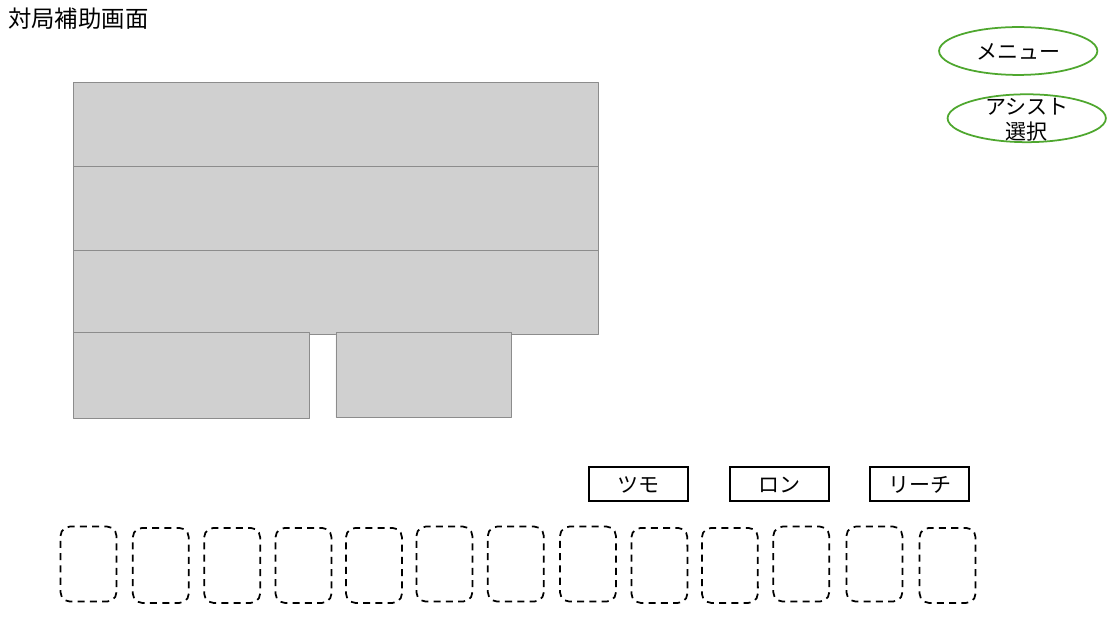
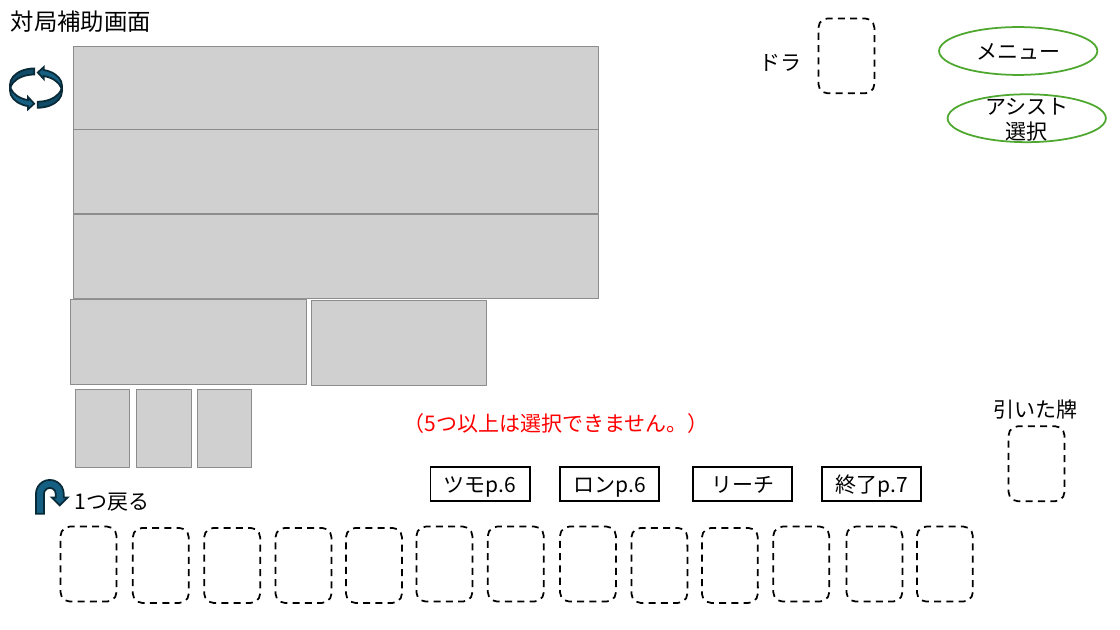
Before and after one commit to plusdojo2024/B5, a slide deck: slide 6 of doc/02_外部設計/外部設計_麻雀アプリ.pptx (slide 4 before the commit). Drawn at 1120x630 pixels with LibreOffice and Linux fonts; fonts in the diff are those of the drawing; grey boxes stand for pictures. Boxes give left, top, right and bottom in pixels: in the first picture for what was removed or moved away, otherwise in the second. Text is boxed around its words. In the diff, an @@ line names an element or a change of style, - is before the commit and + after.

```diff
--- a/doc/02_外部設計/外部設計_麻雀アプリ.pptx
+++ b/doc/02_外部設計/外部設計_麻雀アプリ.pptx
@@ rounded rectangle added at [818,18,875,93], outline #000000 1.5 pt dashed @@
@@ text added at [760,54,802,71], 18 pt, text #000000 @@
+ドラ
@@ curved right arrow added at [10,69,34,110], fill #156082, outline #092A39 1.5 pt @@
@@ curved right arrow added at [38,66,62,108], fill #156082, outline #092A39 1.5 pt @@
@@ 3 pictures: place and size @@
-3 pictures at [74,82,599,334]
+3 pictures at [73,46,598,299]
@@ picture: place and size @@
-picture at [74,333,310,418]
+picture at [71,299,307,385]
@@ picture: place and size @@
-picture at [336,333,511,418]
+picture at [312,301,486,386]
@@ picture added at [76,390,130,468] @@
@@ picture added at [137,390,192,468] @@
@@ picture added at [197,390,252,468] @@
@@ text added at [404,413,709,433], 18 pt, text #FF0000 @@
+（5つ以上は選択できません。）
@@ text added at [994,399,1078,419], 18 pt, text #000000 @@
+引いた牌
@@ rounded rectangle added at [1009,426,1065,501], outline #000000 1.5 pt dashed @@
@@ rectangle "ツモp.6": place and size @@
-rectangle "ツモp.6" at [589,467,688,501]
+rectangle "ツモp.6" at [430,467,529,501]
@@ text in rectangle at [444,476,516,497]: text changed @@
-ツモ
+ツモp.6
@@ rectangle "ロンp.6": place and size @@
-rectangle "ロンp.6" at [730,467,829,501]
+rectangle "ロンp.6" at [560,467,660,501]
@@ text in rectangle at [574,476,646,497]: text changed @@
-ロン
+ロンp.6
@@ rectangle "リーチ": place and size @@
-rectangle "リーチ" at [870,467,970,501]
+rectangle "リーチ" at [693,467,792,501]
@@ rectangle added at [823,467,922,501], fill #FFFFFF, outline #000000 1.5 pt, 18 pt, text #000000 @@
+終了p.7
@@ uturn arrow added at [36,480,68,513], fill #156082, outline #092A39 1.5 pt @@
@@ text added at [75,492,150,511], 18 pt, text #000000 @@
+1つ戻る
```
Also in this commit, not shown: 2 other slides changed, 17 slides added.
